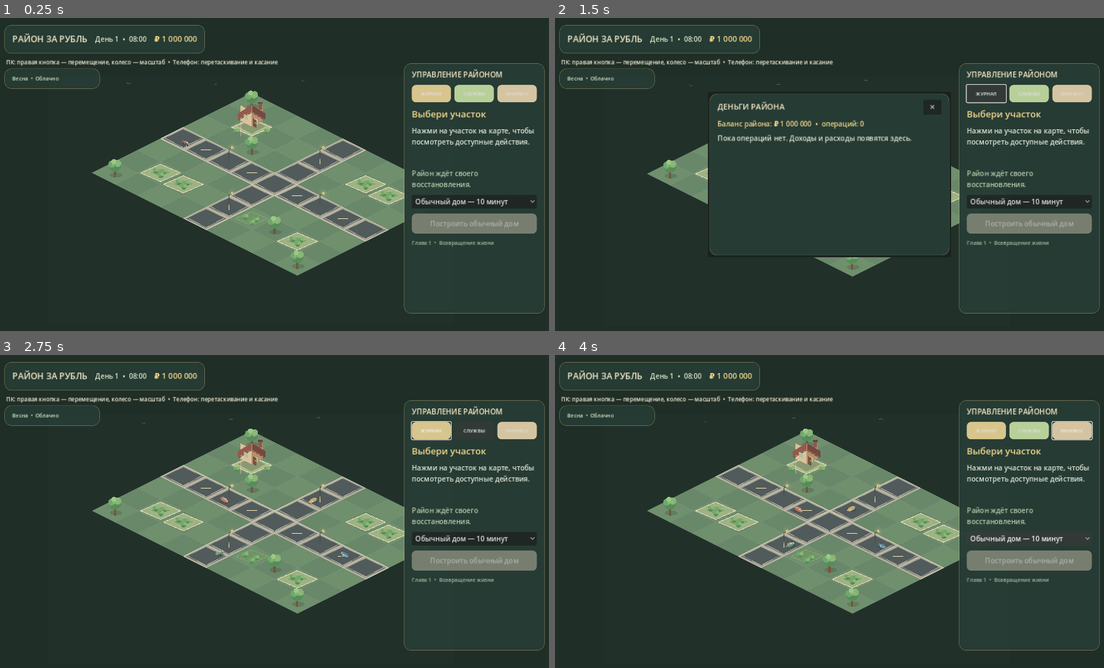
Above: before the commit, frames 1-4 (two rows, left to right).
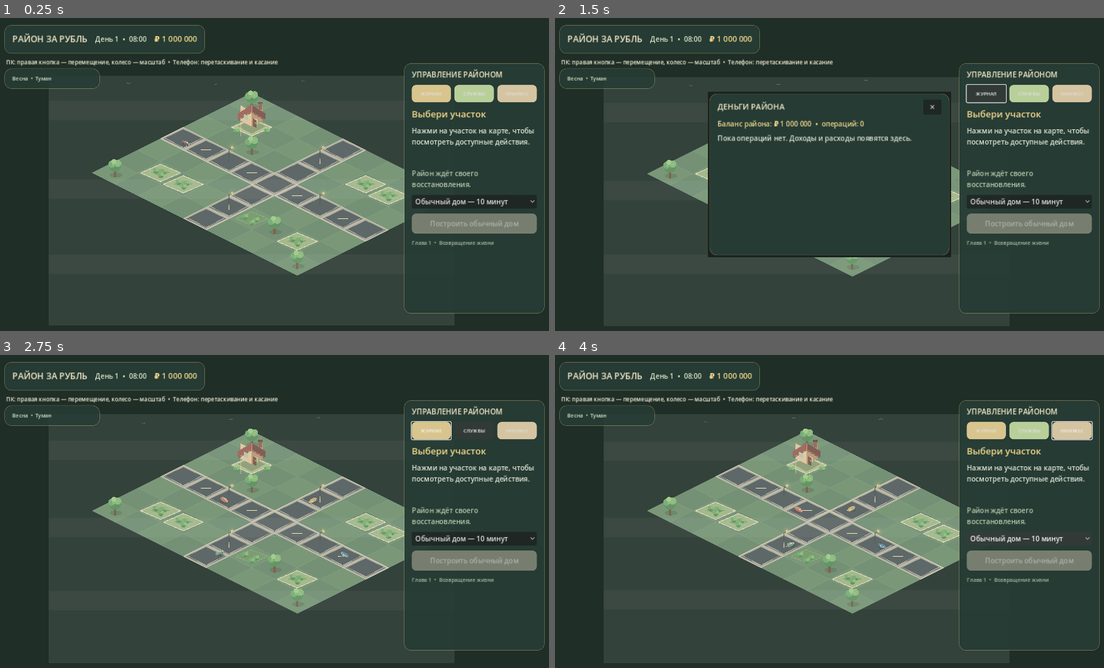
Above: after the commit, the same moments.

Repository: wellbi-creator/rayon-za-rubl
Game: Godot game, scene res://scenes/main.tscn
Two runs of this game, one before a commit and one after it. Both use one fixed random seed, a clock stepped at 60 frames per second and the inputs below.
Inputs (mouse positions are in pixels of both pictures, inside the frame that each line leads up to):
- Up to frame 1 (0.25 s): no input
- Up to frame 2 (1.5 s): move the mouse to (950, 158) at 0.52 s; hold D 0.53-1.25 s; click (950, 158) at 0.67 s; click "ЖУРНАЛ" at 1.25 s
- Up to frame 3 (2.75 s): click "СЛУЖБЫ" at 2 s
- Up to frame 4 (4 s): click "ПРОГРЕСС" at 2.75 s; click "Обычный дом — 10 минут" at 3.5 s

The runs differ from the first frame. In frame 1, 7.6% of the frame differs, in the area x 6-74%, y 18-82%; in frame 2, 5.4%; in frame 3, 7.5%; in frame 4, 7.3%.

Commit message:
M4.5: add weather effects on construction (#67)
* M4.5: add seasonal storm and heatwave weather

* M4.5: apply weather speed modifiers to construction

* M4.5: show weather construction impact and ETA

* M4.5: render storm and heatwave effects

* M4.5: define gameplay consequences of severe weather

* M4.5: record weather construction milestone

* M4.5: document weather construction integration

* M4.5: document weather construction effects

Diff:
--- a/scripts/main.gd
+++ b/scripts/main.gd
@@ -879,6 +879,18 @@
 		world.set_weather(weather_service.weather_id)
 	if resident_service != null:
 		resident_service.set_environment(weather_service.season_id, weather_service.weather_id)
+	if construction_service != null:
+		var speed_multiplier := 1.0
+		match weather_service.weather_id:
+			"rain":
+				speed_multiplier = 0.9
+			"storm":
+				speed_multiplier = 0.75
+			"snow":
+				speed_multiplier = 0.9
+			"heatwave":
+				speed_multiplier = 0.95
+		construction_service.set_weather_speed_multiplier(speed_multiplier)
 
 
 func _on_balance_changed(_new_balance: int) -> void:
@@ -1371,7 +1383,8 @@
 	world.set_plot_building(plot_id, progress)
 	if selected_plot_id == plot_id:
 		var project := construction_service.get_project(plot_id)
-		var remaining := maxi(0, int(ceil(float(project.get("duration", 0.0)) - float(project.get("elapsed", 0.0)))))
+		var remaining_work := maxf(0.0, float(project.get("duration", 0.0)) - float(project.get("elapsed", 0.0)))
+		var remaining := maxi(0, int(ceil(remaining_work / maxf(construction_service.weather_speed_multiplier, 0.01))))
 		status_label.text = "%s • %d%% • осталось %d сек." % [stage, int(progress * 100.0), remaining]
 	var current_second := int(Time.get_ticks_msec() / 1000)
 	if current_second % 5 == 0 and current_second != last_construction_save_second:
--- a/scripts/systems/construction_service.gd
+++ b/scripts/systems/construction_service.gd
@@ -22,6 +22,7 @@
 
 var crew_count: int = 1
 var projects: Dictionary = {}
+var weather_speed_multiplier: float = 1.0
 
 func _process(delta: float) -> void:
 	if projects.is_empty():
@@ -30,7 +31,7 @@
 	for key in projects.keys():
 		var plot_id := int(key)
 		var project: Dictionary = projects[key]
-		project["elapsed"] = minf(float(project["duration"]), float(project["elapsed"]) + delta)
+		project["elapsed"] = minf(float(project["duration"]), float(project["elapsed"]) + delta * weather_speed_multiplier)
 		var progress := float(project["elapsed"]) / float(project["duration"])
 		project_updated.emit(plot_id, progress, get_stage(progress))
 		if progress >= 1.0:
@@ -38,6 +39,12 @@
 	for plot_id in completed:
 		projects.erase(plot_id)
 		project_completed.emit(plot_id)
+
+func set_weather_speed_multiplier(value: float) -> void:
+	weather_speed_multiplier = clampf(value, 0.5, 1.0)
+
+func get_weather_speed_percent() -> int:
+	return roundi(weather_speed_multiplier * 100.0)
 
 func start_project(plot_id: int, house_type: String = "ordinary") -> bool:
 	if not HOUSE_TYPES.has(house_type) or projects.has(plot_id):
--- a/scripts/systems/weather_service.gd
+++ b/scripts/systems/weather_service.gd
@@ -4,9 +4,9 @@
 const SEASON_LENGTH_DAYS := 30
 const SEASONS := ["spring", "summer", "autumn", "winter"]
 const WEATHER_BY_SEASON := {
-	"spring": ["clear", "clear", "cloudy", "rain", "rain", "fog"],
-	"summer": ["clear", "clear", "clear", "cloudy", "rain", "fog"],
-	"autumn": ["clear", "cloudy", "cloudy", "rain", "rain", "fog"],
+	"spring": ["clear", "clear", "cloudy", "rain", "rain", "fog", "storm"],
+	"summer": ["clear", "clear", "clear", "cloudy", "rain", "fog", "heatwave", "heatwave", "storm"],
+	"autumn": ["clear", "cloudy", "cloudy", "rain", "rain", "fog", "storm"],
 	"winter": ["clear", "cloudy", "snow", "snow", "snow", "fog"]
 }
 const SEASON_LABELS := {
@@ -20,7 +20,9 @@
 	"cloudy": "Облачно",
 	"rain": "Дождь",
 	"snow": "Снег",
-	"fog": "Туман"
+	"fog": "Туман",
+	"storm": "Гроза",
+	"heatwave": "Жара"
 }
 
 var rng := RandomNumberGenerator.new()
--- a/scripts/world/isometric_district_world.gd
+++ b/scripts/world/isometric_district_world.gd
@@ -274,10 +274,12 @@
 			var cell := Vector2i(x, y)
 			var center: Vector2 = Grid.grid_to_world(cell, TILE)
 			var fill := _get_ground_season_color((x + y) % 2 == 0)
-			if weather_id == "rain":
-				fill = fill.darkened(0.08)
+			if weather_id in ["rain", "storm"]:
+				fill = fill.darkened(0.08 if weather_id == "rain" else 0.14)
 			elif weather_id == "snow":
 				fill = fill.lerp(Color("#dce5e2"), 0.24)
+			elif weather_id == "heatwave":
+				fill = fill.lerp(Color("#c9a56c"), 0.10)
 			fill = fill.lerp(Color("#344b4b"), night_factor * 0.62)
 			var edge := Color("#a4b78d", 0.48).lerp(Color("#607c7a", 0.6), night_factor)
 			_draw_diamond(center, TILE, fill, edge, 1.0)
@@ -306,8 +308,8 @@
 func _draw_road_cell(cell: Vector2i) -> void:
 	var center: Vector2 = Grid.grid_to_world(cell, TILE)
 	var road_base := Color("#c5bda7")
-	if weather_id == "rain":
-		road_base = road_base.darkened(0.10)
+	if weather_id in ["rain", "storm"]:
+		road_base = road_base.darkened(0.10 if weather_id == "rain" else 0.16)
 	elif weather_id == "snow":
 		road_base = road_base.lerp(Color("#e0e5e1"), 0.28)
 	_draw_diamond(center, TILE, road_base.lerp(Color("#626b68"), night_factor * 0.5), Color("#ded4bd"), 1.0)
@@ -545,13 +547,25 @@
 		for band in 3:
 			var band_y := -10.0 + float(band) * 210.0 + sin(weather_animation_time * 0.18 + float(band)) * 12.0
 			draw_rect(Rect2(Vector2(-570, band_y), Vector2(1140, 54)), Color("#dce4df", 0.045), true)
-	elif weather_id == "rain":
-		draw_rect(weather_bounds, Color("#40566a", 0.055), true)
-		for drop_index in 42:
+	elif weather_id in ["rain", "storm"]:
+		var is_storm := weather_id == "storm"
+		draw_rect(weather_bounds, Color("#40566a", 0.055 if not is_storm else 0.12), true)
+		for drop_index in (42 if not is_storm else 62):
 			var seed_x := fposmod(float(drop_index * 83), 1140.0)
-			var phase := fposmod(weather_animation_time * 1.7 + float(drop_index) * 0.137, 1.0)
+			var phase := fposmod(weather_animation_time * (1.7 if not is_storm else 2.4) + float(drop_index) * 0.137, 1.0)
 			var drop_pos := Vector2(-570.0 + seed_x, -80.0 + phase * 700.0)
-			draw_line(drop_pos, drop_pos + Vector2(-4, 10), Color("#c8dce2", 0.38), 1.0)
+			draw_line(drop_pos, drop_pos + Vector2(-5 if is_storm else -4, 13 if is_storm else 10), Color("#c8dce2", 0.46 if is_storm else 0.38), 1.0)
+		if is_storm:
+			var flash := pow(maxf(0.0, sin(weather_animation_time * 0.55)), 28.0) * 0.65
+			if flash > 0.01:
+				draw_line(Vector2(210, -60), Vector2(190, -20), Color("#f2edcf", flash), 3.0)
+				draw_line(Vector2(190, -20), Vector2(208, -4), Color("#f2edcf", flash), 2.0)
+				draw_line(Vector2(208, -4), Vector2(182, 36), Color("#f2edcf", flash), 2.0)
+	elif weather_id == "heatwave":
+		draw_rect(weather_bounds, Color("#d8b36f", 0.055), true)
+		for band in 4:
+			var band_y := 80.0 + float(band) * 145.0 + sin(weather_animation_time * 0.7 + float(band)) * 5.0
+			draw_line(Vector2(-520, band_y), Vector2(520, band_y + 3.0), Color("#f0d59a", 0.12), 2.0)
 	elif weather_id == "snow":
 		draw_rect(weather_bounds, Color("#dfe8ec", 0.045), true)
 		for flake_index in 30:
@@ -788,7 +802,7 @@
 	queue_redraw()
 
 func set_weather(value: String) -> void:
-	if value not in ["clear", "cloudy", "rain", "snow", "fog"]:
+	if value not in ["clear", "cloudy", "rain", "snow", "fog", "storm", "heatwave"]:
 		return
 	weather_id = value
 	queue_redraw()
Not shown, changed: docs/GDD.md
Not shown, added: docs/M4_5_WEATHER_CONSTRUCTION.md
Not shown, changed: docs/ROADMAP.md
Not shown, changed: docs/TECHNICAL_ARCHITECTURE.md
